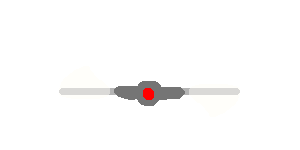
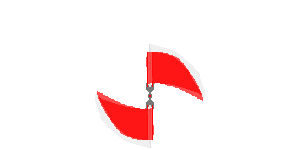
Layered file, before and after one edit (300 x 150). Changes by layer:
showed group "Horde" (13 layers) over [95, 44, 205, 148]
added group "Group 13" with 9 layers in group "Horde" over [95, 44, 205, 148]
added layer "Layer 157" (70%) in group "Group 13" over [97, 91, 148, 140]
added layer "Layer 156" (70%) in group "Group 13" over [98, 97, 154, 140]
added layer "Layer 155" (50%) in group "Group 13" over [95, 94, 151, 148]
added layer "Layer 154" (70%) in group "Group 13" over [152, 52, 203, 101]
added layer "Layer 153" (70%) in group "Group 13" over [146, 52, 202, 95]
added layer "Layer 152" (50%) in group "Group 13" over [149, 44, 205, 98]
added layer "Layer 150" in group "Group 13" over [149, 44, 151, 148]
added layer "Layer 149" in group "Group 13" over [147, 52, 153, 140]
added layer "Layer 148" in group "Group 13" over [146, 83, 154, 109]
hid group "Explosive" (12 layers) over [59, 44, 240, 141]
